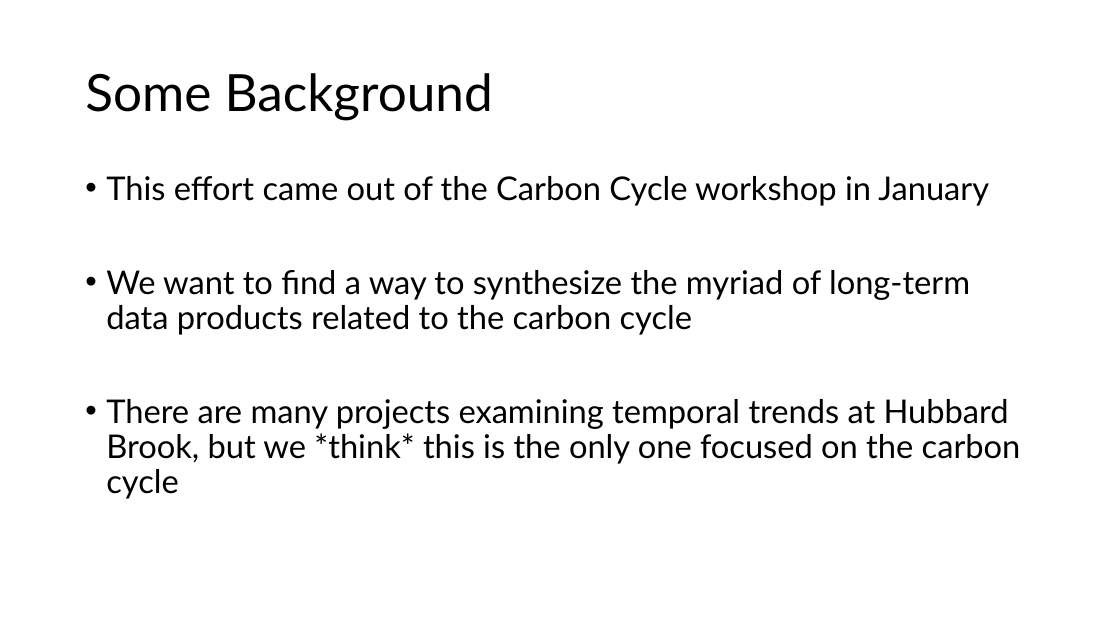
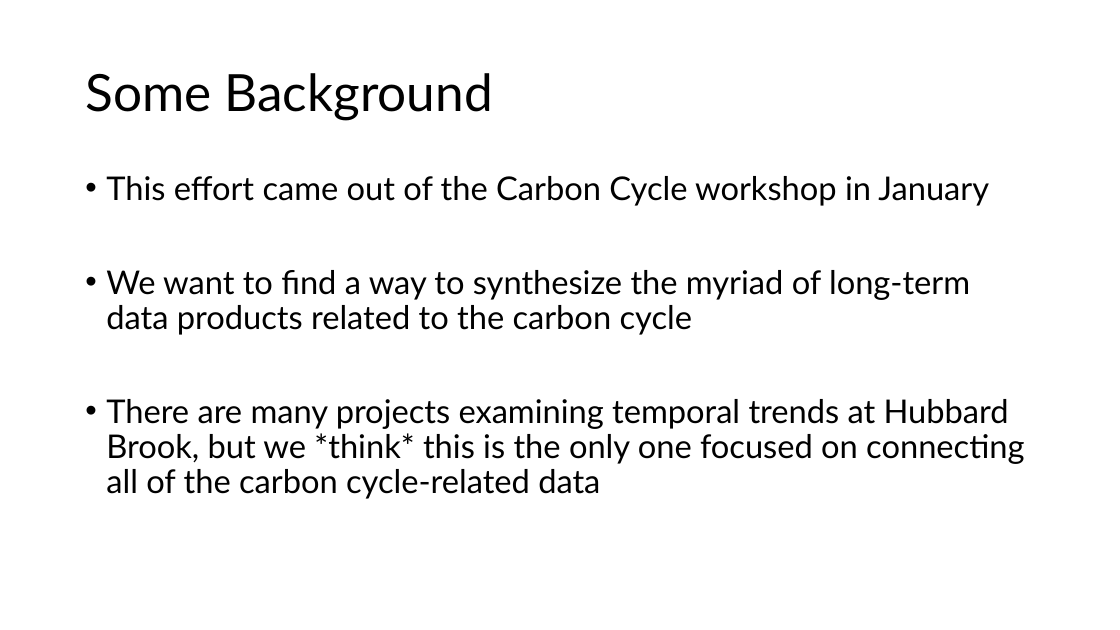
Before and after one commit to CaitlinPries/HB-Temporal-Carbon, a slide deck: slide 3 of Temporal C HB Meeting.pptx. Drawn at 1120x630 pixels with LibreOffice and Linux fonts; fonts in the diff are those of the drawing. Boxes give left, top, right and bottom in pixels: in the first picture for what was removed or moved away, otherwise in the second. Text is boxed around its words. In the diff, an @@ line names an element or a change of style, - is before the commit and + after.

```diff
--- a/Temporal C HB Meeting.pptx
+++ b/Temporal C HB Meeting.pptx
@@ text at [106, 399, 1024, 499]: text changed @@
-• There are many projects examining temporal trends at Hubbard Brook, but we *think* this is the only one focused on the carbon cycle
+• There are many projects examining temporal trends at Hubbard Brook, but we *think* this is the only one focused on connecting all of the carbon cycle-related data
```
Also in this commit, not shown: 5 other slides changed, 7 slides added, 6 slides removed, 14 other files.
